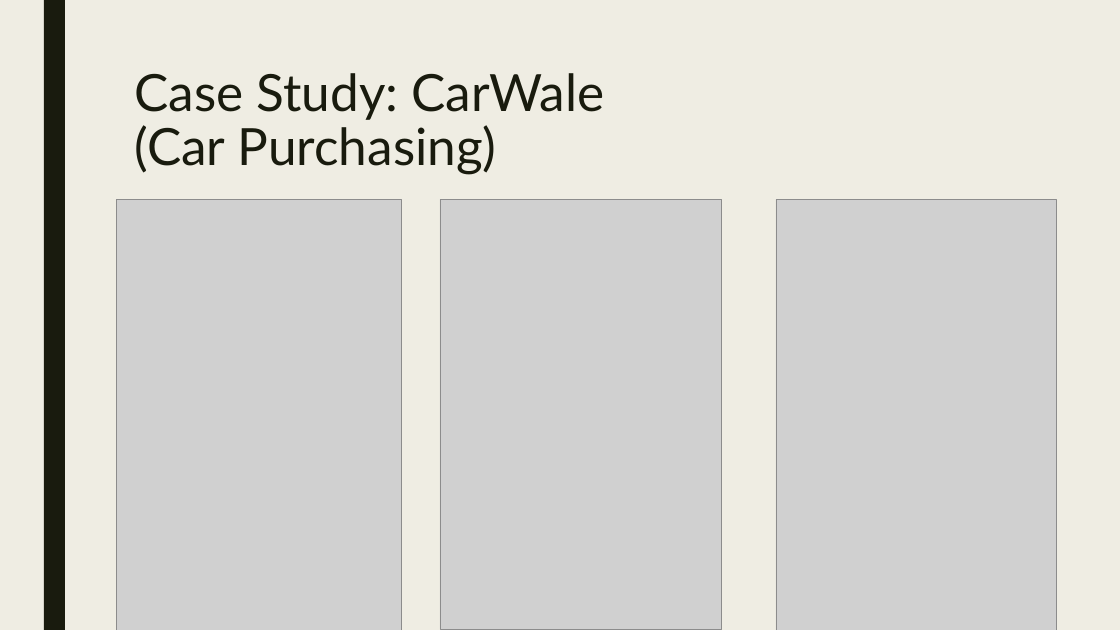
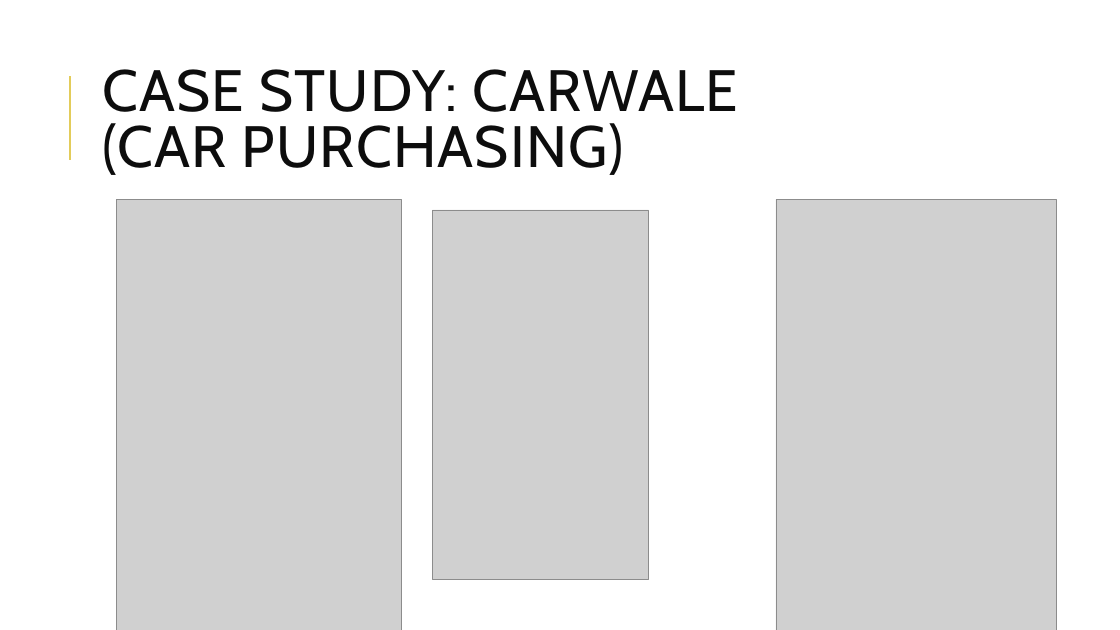
Before and after one commit to bogas04/MVP-Generator, a slide deck: slide 8 of docs/Final/Presentation.pptx (slide 7 before the commit). Drawn at 1120x630 pixels with LibreOffice and Linux fonts; fonts in the diff are those of the drawing; grey boxes stand for pictures. Boxes give left, top, right and bottom in pixels: in the first picture for what was removed or moved away, otherwise in the second. Text is boxed around its words. In the diff, an @@ line names an element or a change of style, - is before the commit and + after.

```diff
--- a/docs/Final/Presentation.pptx
+++ b/docs/Final/Presentation.pptx
@@ background #EFEDE3 to #FFFFFF @@
@@ rectangle removed at (44, 0, 65, 630) @@
@@ title "CASE STUDY: CARWALE (CAR PURCHASING)" at (102, 69, 738, 175): vertical alignment top to middle @@
@@ line added from (70, 160) to (70, 76), #E3CC5A 1.5 pt @@
@@ title at (102, 69, 738, 175): text changed; size 44 to 50 pt; font Lato to Cabin; text colour #191B0E to #0D0D0D @@
-Case Study: CarWale
-(Car Purchasing)
+CASE STUDY: CARWALE
+(CAR PURCHASING)
@@ picture: place and size @@
-picture at (440, 200, 722, 630)
+picture at (433, 210, 649, 580)
```
Also in this commit, not shown: 13 other slides changed, 17 slides added, 13 slides removed, 1 other file.
